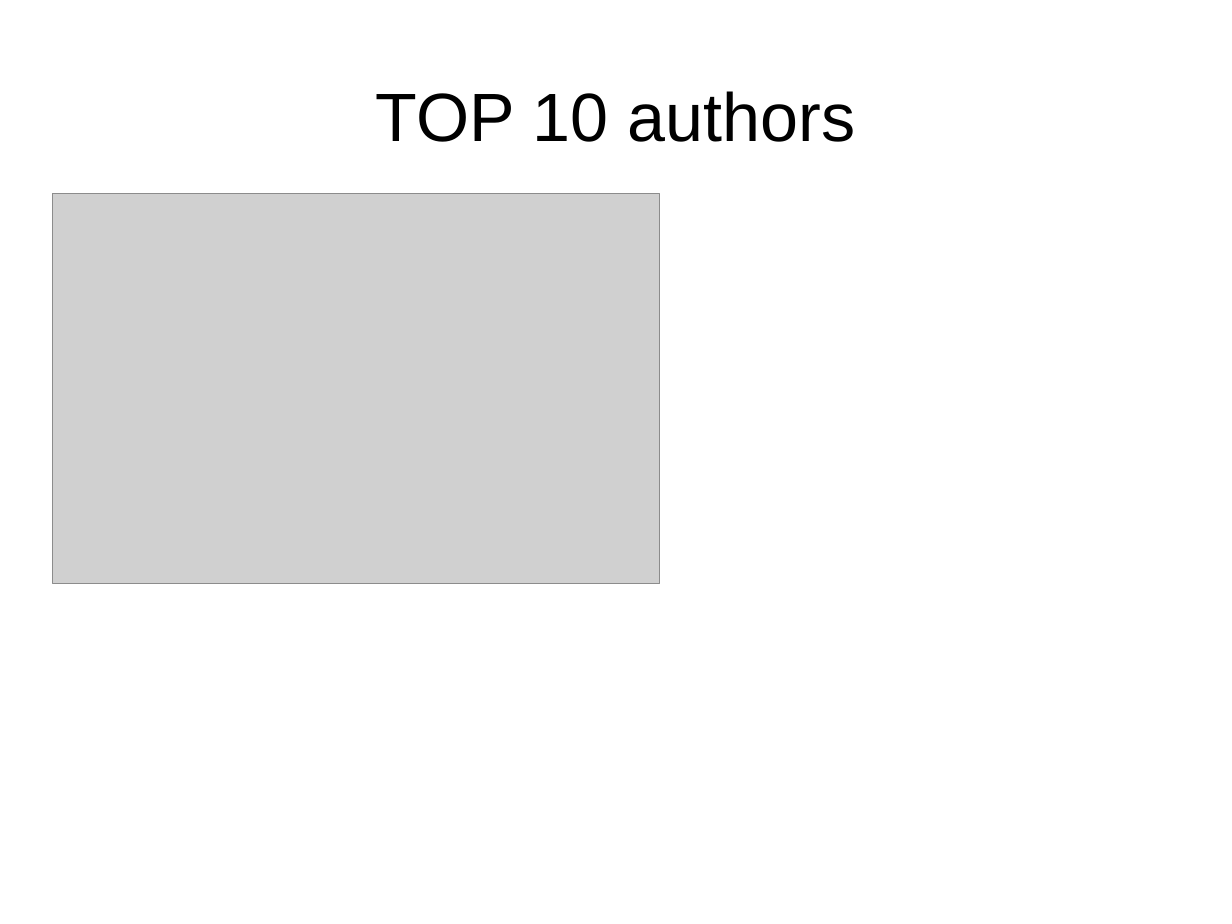
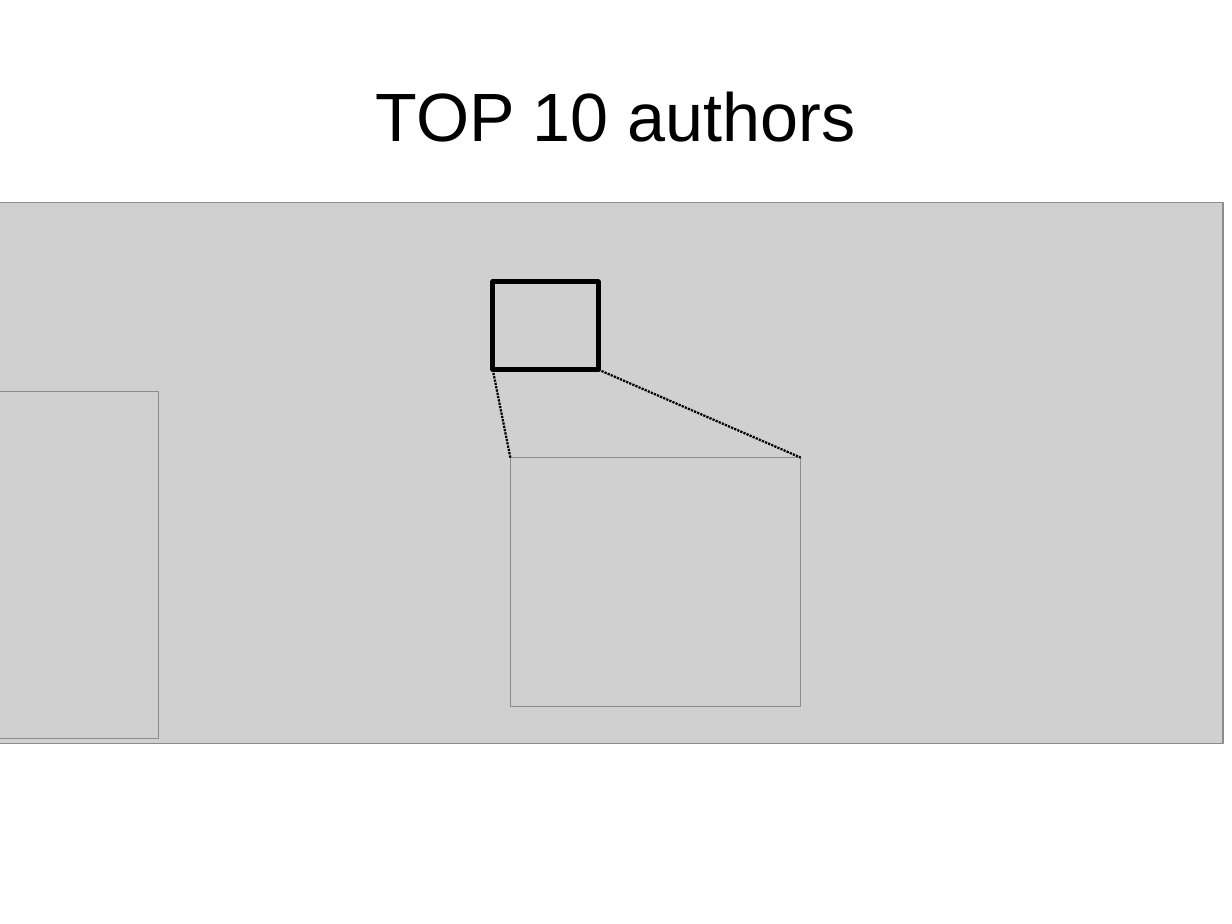
Before and after one commit to propan2one/BibliographeR, a slide deck: slide 4 of slidesUser2019.odp. Drawn at 1232x924 pixels with LibreOffice and Linux fonts; fonts in the diff are those of the drawing; grey boxes stand for pictures. Boxes give left, top, right and bottom in pixels: in the first picture for what was removed or moved away, otherwise in the second. Text is boxed around its words. In the diff, an @@ line names an element or a change of style, - is before the commit and + after.

```diff
--- a/slidesUser2019.odp
+++ b/slidesUser2019.odp
@@ picture: place and size @@
-picture at box(53, 193, 660, 584)
+picture at box(0, 202, 1223, 743)
@@ rectangle added at box(493, 282, 598, 370), outline #000000 2.89 pt @@
@@ line added from (493, 370) to (511, 457), #000000 1.45 pt @@
@@ line added from (598, 370) to (802, 457), #000000 1.45 pt @@
@@ picture added at box(0, 391, 159, 738) @@
@@ picture added at box(511, 457, 802, 707) @@
```
Also in this commit, not shown: 3 other slides changed.
